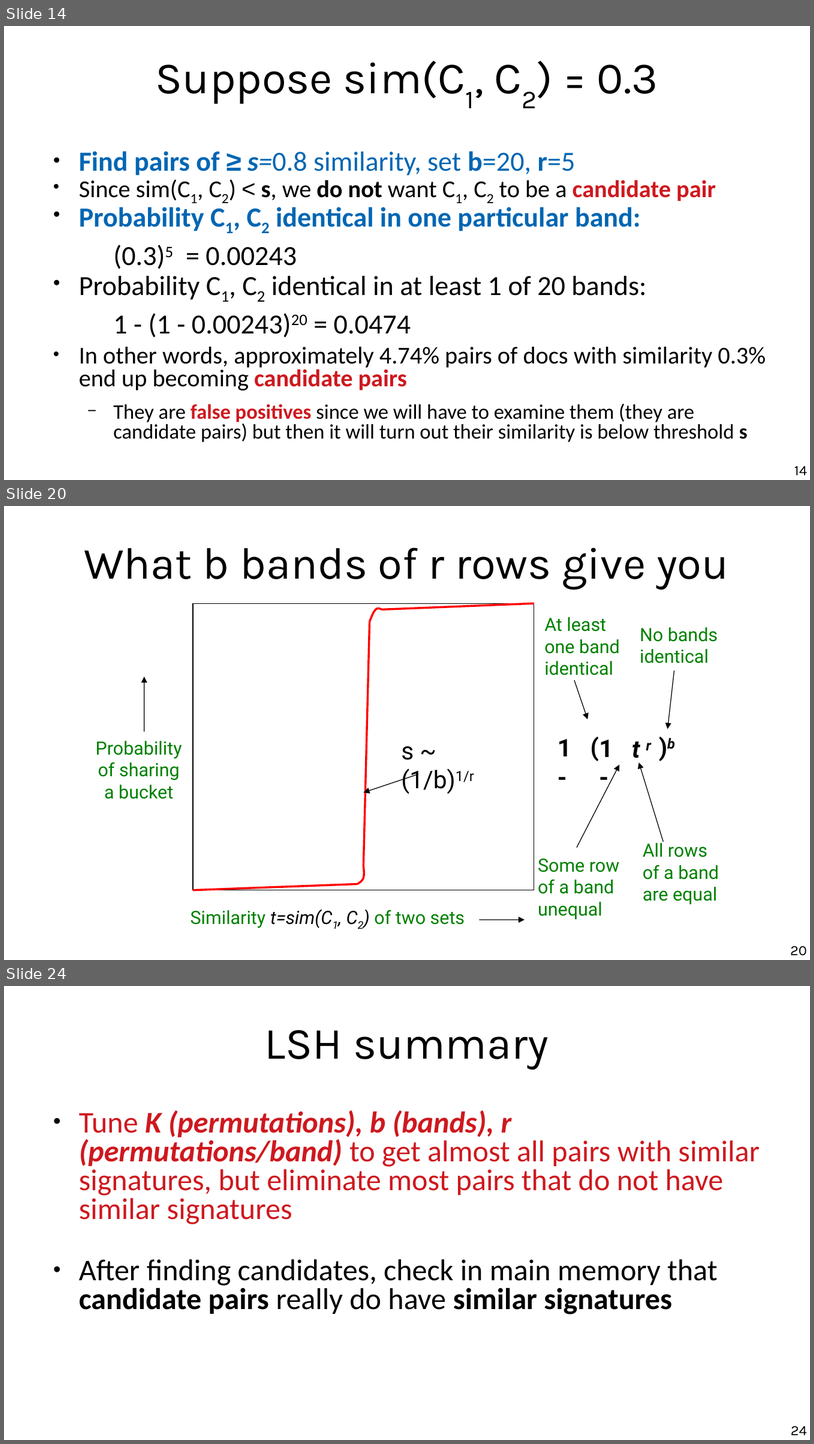
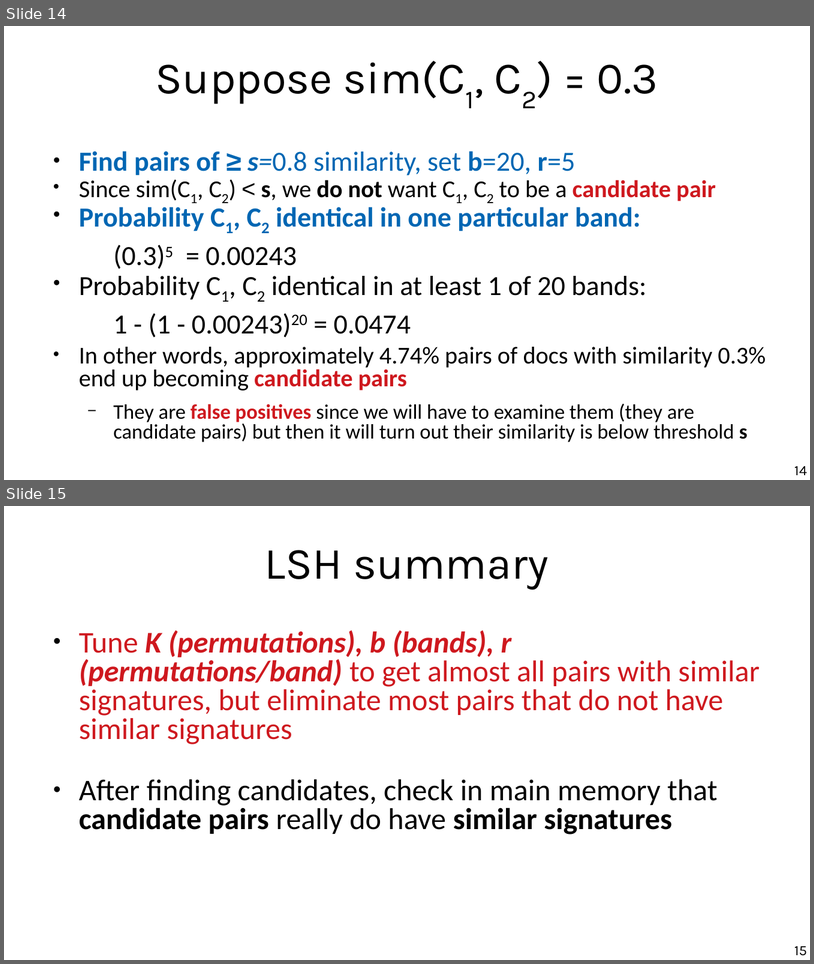
Before and after one commit to chatox/data-mining-course, a slide deck: theory/tt09_locality_sensitive_hashing.odp. Shown one above the other, each under a label of ours: slides 14, 20 and 24 before the commit, slides 14 and 15 after it; the slides between them are not shown. The pictures are 814x1444 and 814x964 pixels, drawn with LibreOffice and Linux fonts; fonts in the diff are those of the drawing. Boxes give left, top, right and bottom in pixels: in the first picture for what was removed or moved away, otherwise in the second. Text is boxed around its words. In the diff, an @@ line names an element or a change of style, - is before the commit and + after.

```diff
--- a/theory/tt09_locality_sensitive_hashing.odp
+++ b/theory/tt09_locality_sensitive_hashing.odp
@@ slide 20 removed at bbox=[4, 506, 810, 960], background #FFFFFF @@
@@ title removed at bbox=[84, 547, 729, 589] @@
-What b bands of r rows give you
@@ rectangle removed at bbox=[193, 603, 534, 890] @@
@@ freeform shape removed at bbox=[370, 608, 383, 622] @@
@@ line removed from (383, 609) to (534, 603) @@
@@ line removed from (364, 865) to (370, 622) @@
@@ text removed at bbox=[545, 617, 620, 675] @@
-At least
-one band
-identical
@@ arrow removed from (144, 732) to (144, 676) @@
@@ arrow removed from (575, 680) to (588, 719) @@
@@ group removed at bbox=[584, 627, 718, 765]: 3 texts, 1 arrow @@
-(
-)b
-No bands
-identical
@@ text removed at bbox=[558, 739, 572, 756] @@
-1 -
@@ text removed at bbox=[599, 739, 613, 757] @@
-1 -
@@ text removed at bbox=[96, 741, 182, 799] @@
-Probability
-of sharing
-a bucket
@@ text removed at bbox=[401, 746, 474, 793] @@
-s ~ (1/b)1/r
@@ text removed at bbox=[632, 741, 651, 764] @@
-t r
@@ arrow removed from (419, 774) to (364, 792) @@
@@ arrow removed from (577, 847) to (620, 765) @@
@@ arrow removed from (664, 842) to (639, 762) @@
@@ text removed at bbox=[643, 840, 719, 904] @@
-All rows
-of a band
-are equal
@@ freeform shape removed at bbox=[357, 865, 365, 883] @@
@@ text removed at bbox=[538, 858, 620, 919] @@
-Some row
-of a band
-unequal
@@ line removed from (193, 890) to (357, 883) @@
@@ text removed at bbox=[191, 909, 465, 928] @@
-Similarity t=sim(C1, C2) of two sets
@@ arrow removed from (480, 919) to (525, 919) @@
@@ page number removed at bbox=[791, 946, 807, 955] @@
-20
@@ what was slide 24 is now slide 15 @@
@@ page number at bbox=[795, 946, 807, 955]: text changed @@
-24
+15
```
Also in this commit, not shown: 8 other slides removed, 3 other files.
